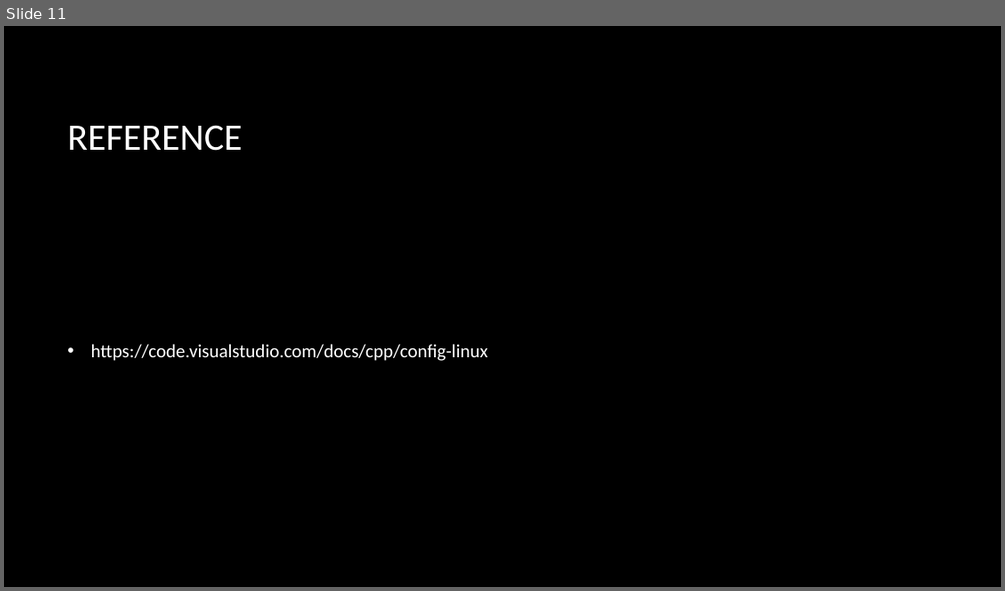
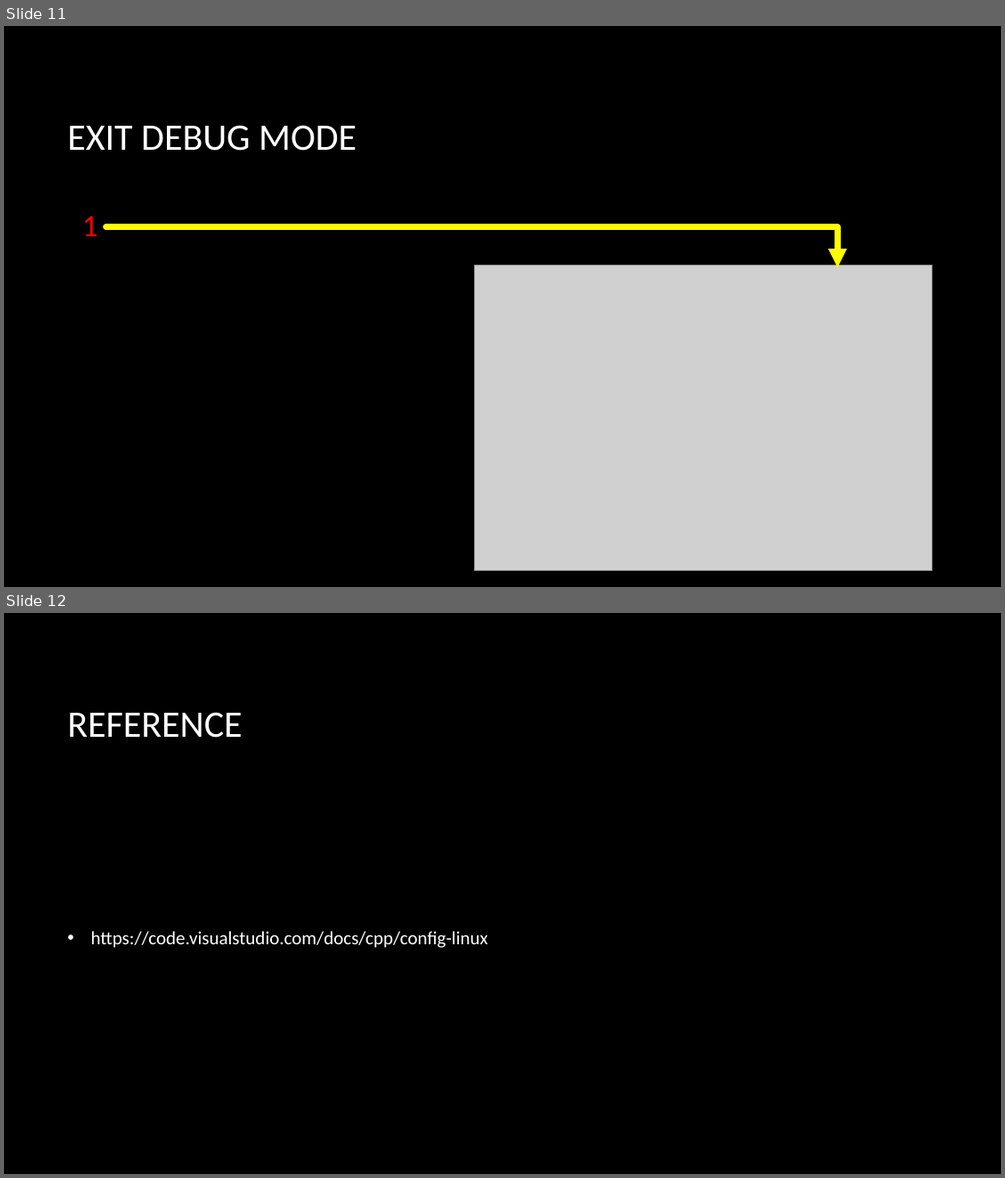
Before and after one commit to CNOCycle/cpp_tutorial, a slide deck: lab01/00-lab01.pptx. Shown one above the other, each under a label of ours: slide 11 before the commit, slides 11 and 12 after it. The pictures are 1005x591 and 1005x1178 pixels, drawn with LibreOffice and Linux fonts; fonts in the diff are those of the drawing; grey boxes stand for pictures; background and template pictures are left out. Boxes give left, top, right and bottom in pixels: in the first picture for what was removed or moved away, otherwise in the second. Text is boxed around its words. In the diff, an @@ line names an element or a change of style, - is before the commit and + after.

```diff
--- a/lab01/00-lab01.pptx
+++ b/lab01/00-lab01.pptx
@@ slide 11 added at [4, 26, 1001, 587], background picture (left out) @@
@@ title added at [67, 125, 356, 151], 36 pt, text #FFFFFF @@
+EXIT DEBUG MODE
@@ text added at [82, 216, 98, 236], 30 pt, text #FF0000 @@
+1
@@ elbow arrow added from (105, 227) to (838, 267), #FFFF00 6 pt @@
@@ picture added at [474, 265, 932, 572] @@
@@ what was slide 11 is now slide 12 @@
```
Also in this commit, not shown: 9 slides changed, 2 other slides added.
